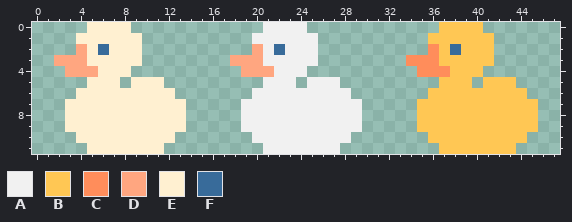
Pixel-art sprite -- Assets/Sprites/leaderboard/leaderboard_ducks.png. That is the earlier state.
The file is 48x12 pixels.
Palette (. is transparent): A #f1f1f1  B #ffc754  C #ff8d5b  D #ffa680  E #fff0d1  F #386b9a
Pixels before, first column x 2:
 0 ...EEEE............AAAA............BBBB.....
 1 ..EEEEEE..........AAAAAA..........BBBBBB....
 2 ..DEFEEE..........DAFAAA..........CBFBBB....
 3 DDDEEEEE........DDDAAAAA........CCCBBBBB....
 4 .DDDEEE..........DDDAAA..........CCCBBB.....
 5 ...EEE.EEE.........AAA.AAA.........BBB.BBB..
 6 ..EEEEEEEEE.......AAAAAAAAA.......BBBBBBBBB.
 7 .EEEEEEEEEEE.....AAAAAAAAAAA.....BBBBBBBBBBB
 8 .EEEEEEEEEEE.....AAAAAAAAAAA.....BBBBBBBBBBB
 9 .EEEEEEEEEEE.....AAAAAAAAAAA.....BBBBBBBBBBB
10 ..EEEEEEEEE.......AAAAAAAAA.......BBBBBBBBB.
11 ...EEEEEEE.........AAAAAAA.........BBBBBBB..
After the commit:
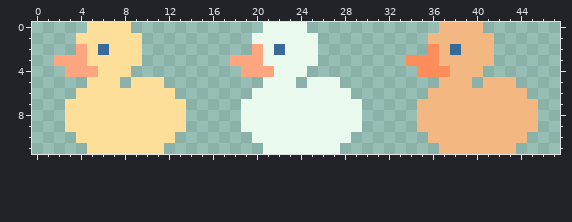
Change:
colour A: #f1f1f1 -> #eafaef
colour B: #ffc754 -> #f3b782
colour E: #fff0d1 -> #fddf9a
